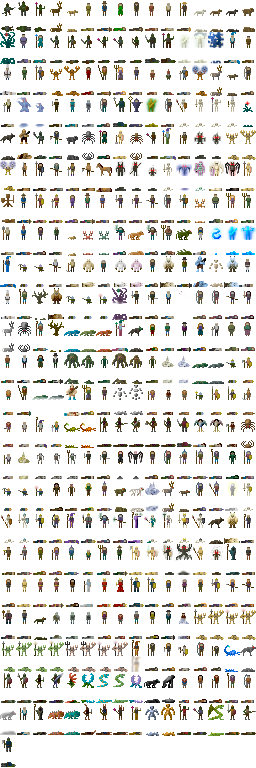
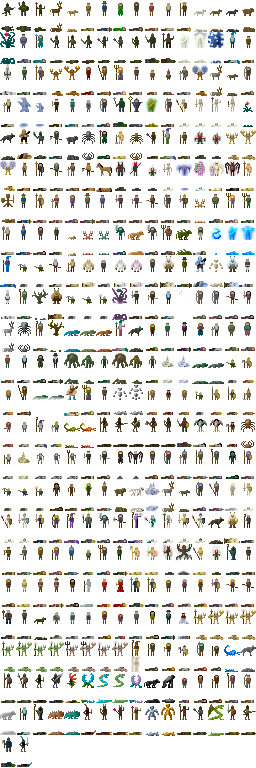
The second 256x768 image is a revision of the first. Changes to its layers:
painted on "Background" over box(17, 736, 32, 767)
